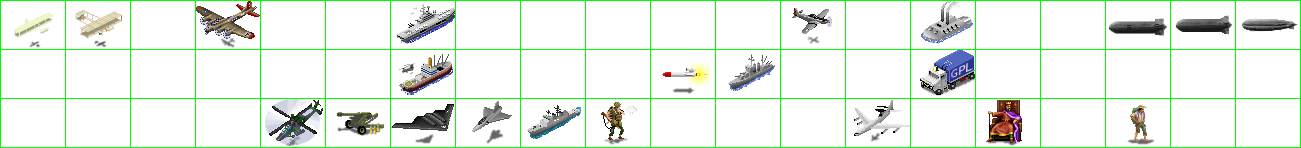
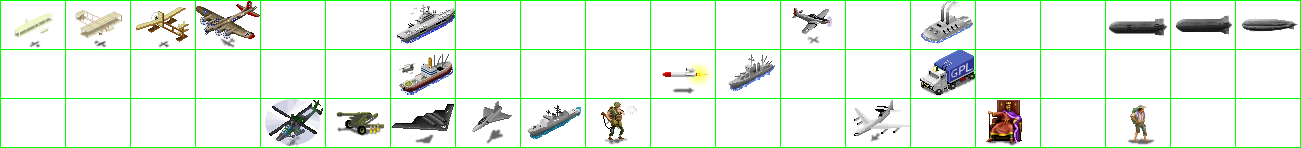
Before/after of a w=1301, h=148 layered artwork. What changed in the layer stack:
painted on "units" over box(136, 7, 189, 48)
